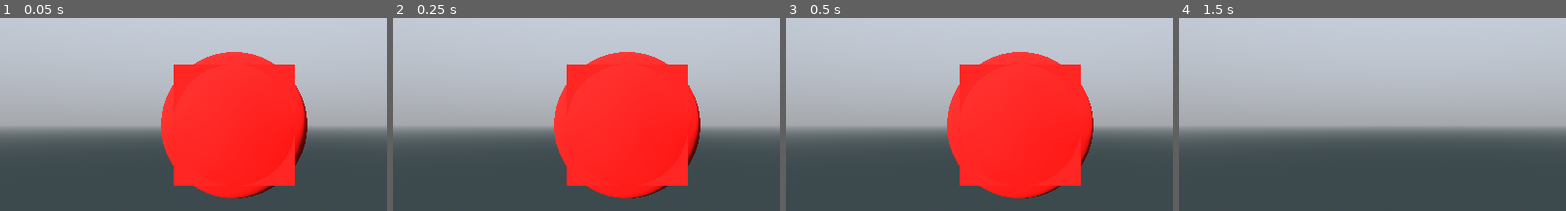
Above: before the commit, frames 1-4 (left to right).
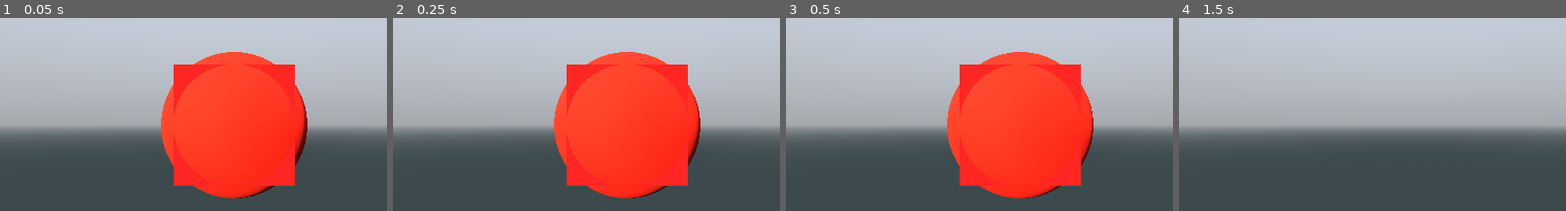
Above: after the commit, the same moments.

Repository: pixerhp/Hatchetflair
Game: Godot game, scene res://topscenes/gameplay_topscene.tscn
The game is run twice, just before and just after one commit, with the same random seed, the same clock (stepped at 60 frames per second) and the same inputs.
Inputs (mouse positions are % of the whole screen's width and height, from its top left):
- Up to frame 1 (0.05 s): no input
- Up to frame 2 (0.25 s): no input
- Up to frame 3 (0.5 s): no input
- Up to frame 4 (1.5 s): tap Enter at 0.5 s; move the mouse to (72, 38) at 0.52 s; hold D (move_right) 0.53-1.28 s; hold Shift (speed_faster) 0.53-1.28 s; click (72, 38) at 0.67 s; tap Space (move_jump_up) at 1.25 s; move the mouse to (30, 49) at 1.27 s; hold S (move_backwards) from 1.28 s (still down); tap Ctrl (speed_slower) at 1.35 s
The pictures show only the part of the screen within x 20-70%, y 16-66%; the shares and areas given below are measured in that part.

The runs differ from the first frame. In frame 1, 0.6% of the frame differs, in the area x 41-58%, y 18-53%; in frame 2, 0.7%; in frame 3, 0.7%, in the area x 41-59%, y 18-54%; in frame 4, nothing differs.

Commit message:
Edit substances csv data

Diff:
--- a/topscenes/gameplay_topscene.tscn
+++ b/topscenes/gameplay_topscene.tscn
@@ -18,7 +18,7 @@
 [sub_resource type="SphereMesh" id="SphereMesh_3dqie"]
 
 [sub_resource type="StandardMaterial3D" id="StandardMaterial3D_yy87l"]
-albedo_color = Color(1, 0, 0, 1)
+albedo_color = Color(0.982736, 0.124261, 1.92523e-07, 1)
 
 [sub_resource type="BoxMesh" id="BoxMesh_08y4y"]
 size = Vector3(0.707, 0.707, 0.707)
Not shown, changed: assets/substance_assets/substances.csv.txt
